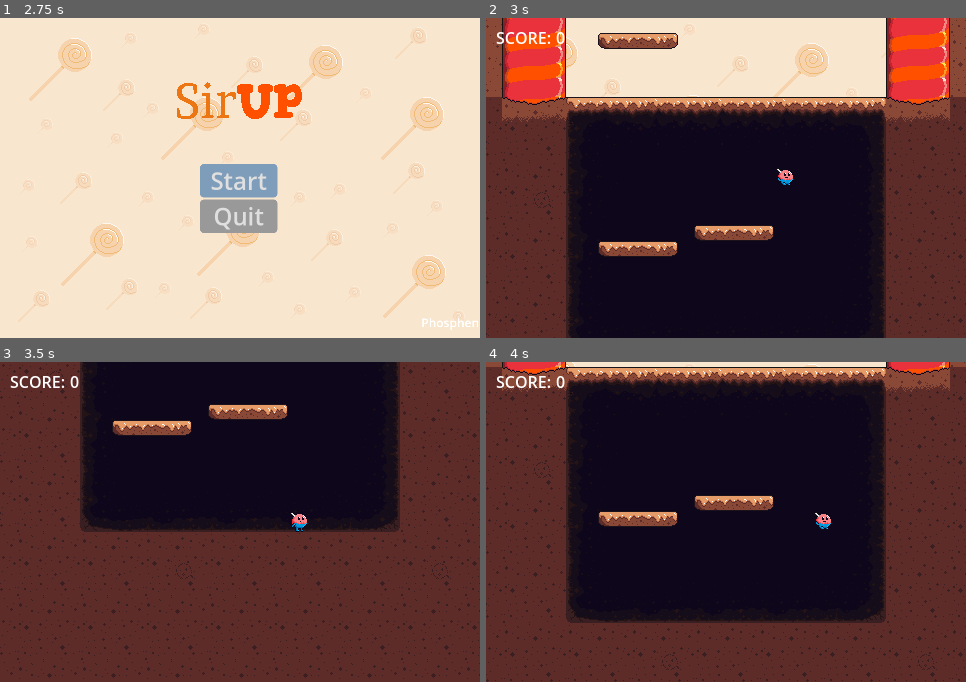
Above: before the commit, frames 1-4 (two rows, left to right).
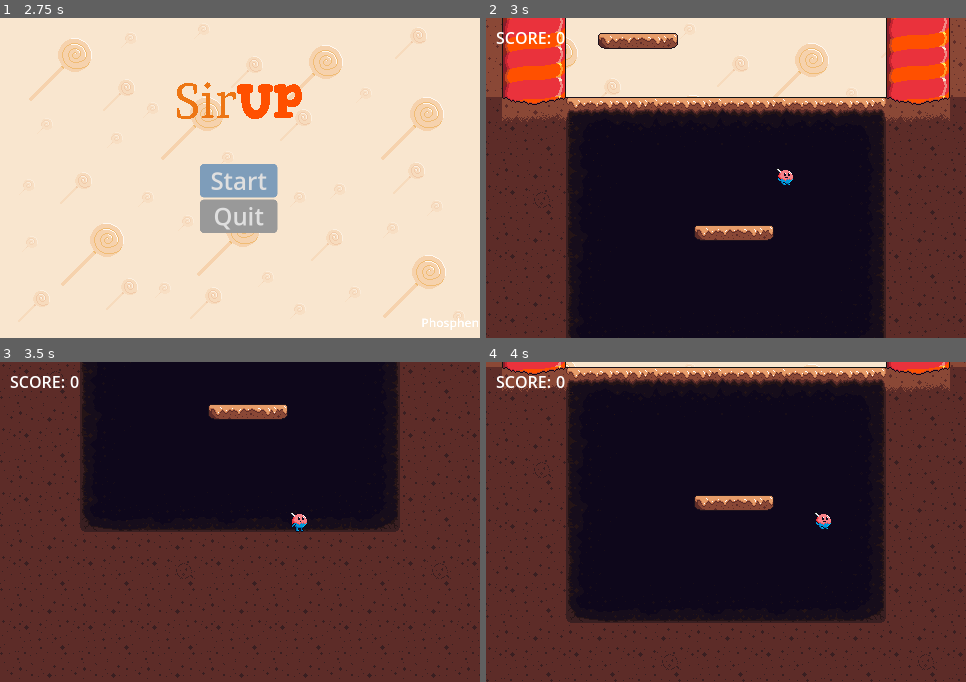
Above: after the commit, the same moments.

Repository: Phosphen/slide
Game: Godot game, scene res://Scenes/Levels/splash_screen.tscn
The game is run twice, just before and just after one commit, with the same random seed, the same clock (stepped at 60 frames per second) and the same inputs.
Inputs (mouse positions are in pixels of both pictures, inside the frame that each line leads up to):
- Up to frame 1 (2.75 s): tap Enter at 0.5, 2 s; move the mouse to (345, 162) at 0.52 s; hold Right (move_right) 0.53-2.03 s; tap Up (jump) at 0.77, 1.52 s; tap Space at 1.25 s; move the mouse to (144, 194) at 1.27 s; move the mouse to (288, 107) at 2.02 s; hold Left (move_left) from 2.03 s (still down)
- Up to frame 2 (3 s): release Left (move_left) at 2.75 s; click "Start" at 2.75 s
- Up to frame 3 (3.5 s): no input
- Up to frame 4 (4 s): move the mouse to (702, 586) at 3.52 s; hold Right (move_right) from 3.53 s (still down); tap Up (jump) at 3.77 s

Frame 1 is identical in both runs. In frame 2, 0.7% of the frame differs, in the area x 23-40%, y 70-75%; in frame 3, 0.7%; in frame 4, 0.7%.

Commit message:
chore: removed platform

Diff:
--- a/LevelGen/main.tscn
+++ b/LevelGen/main.tscn
@@ -154,7 +154,7 @@
 texture_filter = 1
 tile_set = SubResource("TileSet_3oju0")
 format = 2
-layer_0/tile_data = PackedInt32Array(786445, 4194304, 0, 786 …(1126 unchanged characters)… 638377, 4390912, 0, -1638376, 4456448, 0, 851975, 4194304, 0, 851976, 4259840, 0, 851977, 4325376, 0, 851978, 4390912, 0, 851979, 4456448, 0)
+layer_0/tile_data = PackedInt32Array(786445, 4194304, 0, 786 …(1126 unchanged characters)… 638377, 4390912, 0, -1638376, 4456448, 0)
 
 [node name="Player" parent="." node_paths=PackedStringArray("camera") instance=ExtResource("4_rsqvq")]
 position = Vector2(300, 133)
